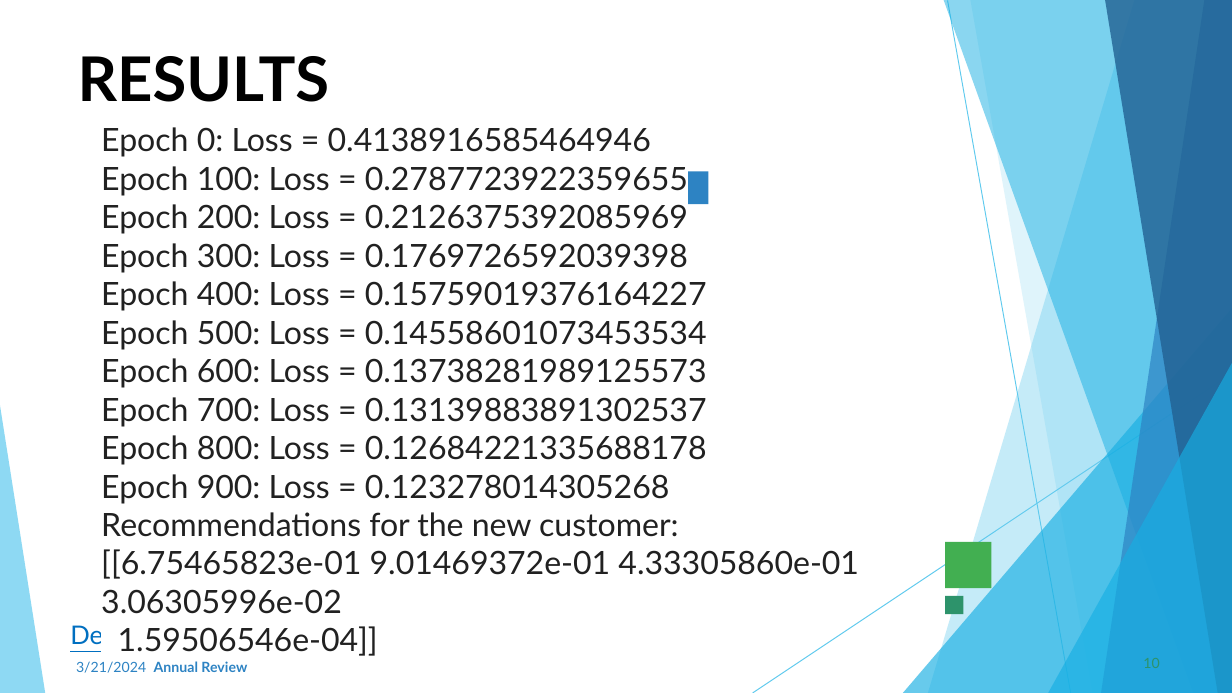
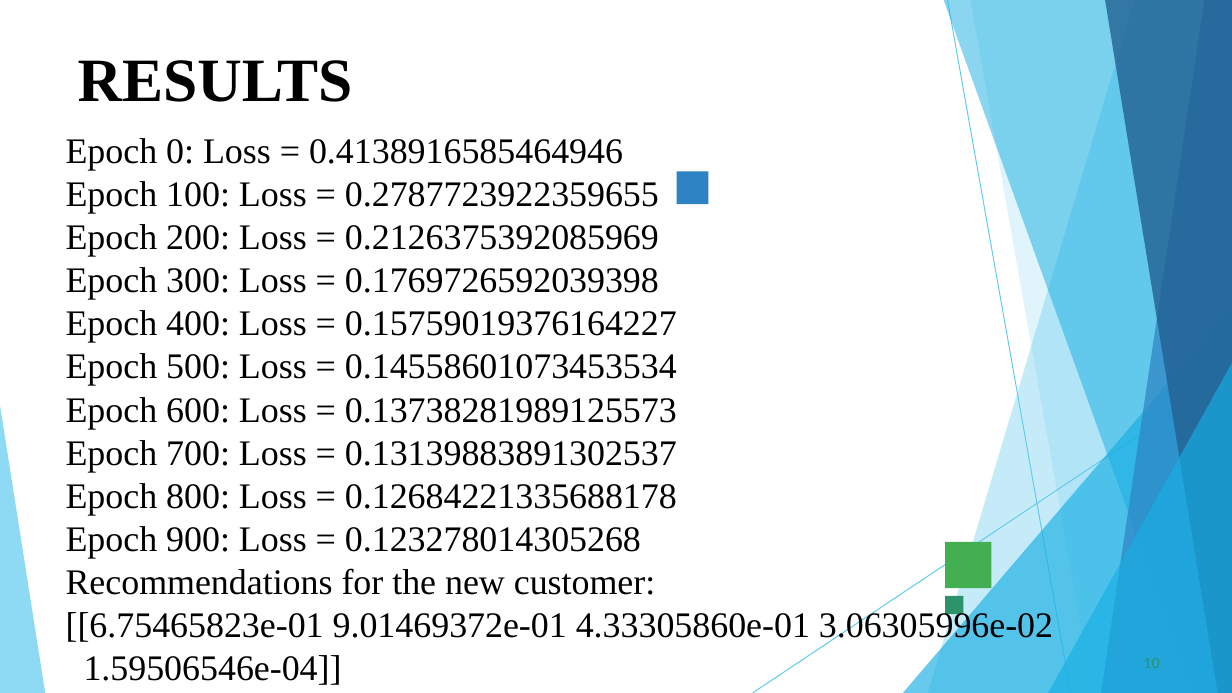
Before and after one commit to Venotha-2004/Naanmuthalvan, a slide deck: slide 10 of CUSTOMER_RECOMMENDATIONS.pptx. Drawn at 1232x693 pixels with LibreOffice and Linux fonts; fonts in the diff are those of the drawing; background and template pictures are left out. Boxes give left, top, right and bottom in pixels: in the first picture for what was removed or moved away, otherwise in the second. Text is boxed around its words. In the diff, an @@ line names an element or a change of style, - is before the commit and + after.

```diff
--- a/CUSTOMER_RECOMMENDATIONS.pptx
+++ b/CUSTOMER_RECOMMENDATIONS.pptx
@@ title "RESULTS" at [78, 60, 353, 102]: font Lato to Times New Roman @@
@@ text "Epoch 0: Loss = 0.4138916585464946": place and size @@
-text "Epoch 0: Loss = 0.4138916585464946" at [101, 127, 859, 656]
+text "Epoch 0: Loss = 0.4138916585464946" at [66, 138, 1053, 685]
@@ text "Epoch 0: Loss = 0.4138916585464946" at [66, 138, 1053, 685]: size 25 to 28 pt, font Lato to Times New Roman, text colour #212121 to #000000, highlight #FFFFFF to none; alignment left to justified @@
@@ text removed at [70, 625, 193, 650] @@
-Demo Link
@@ text removed at [76, 661, 247, 673] @@
-3/21/2024 Annual Review
```
Also in this commit, not shown: 7 other slides changed, 2 slides added, 2 slides removed.
